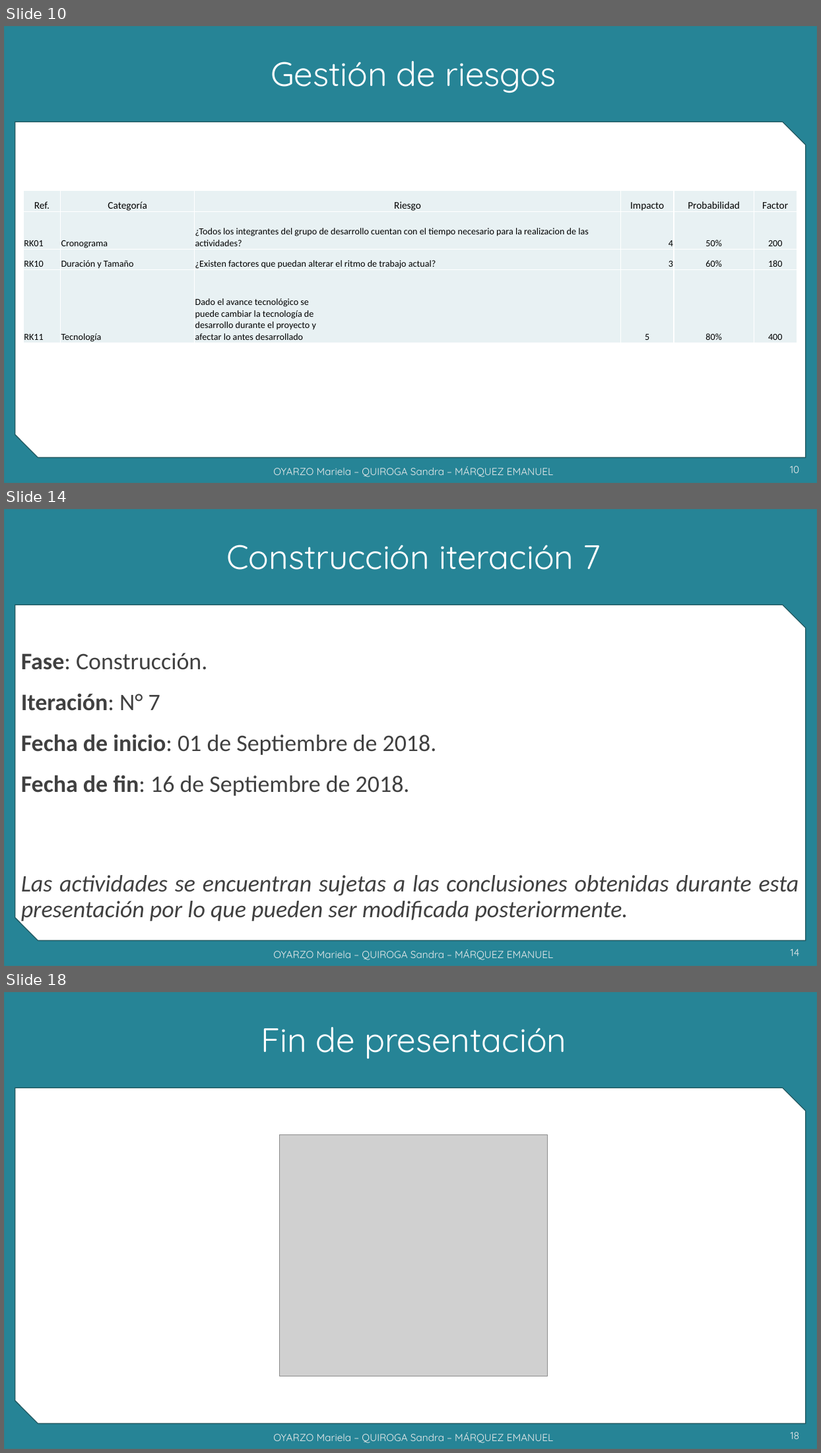
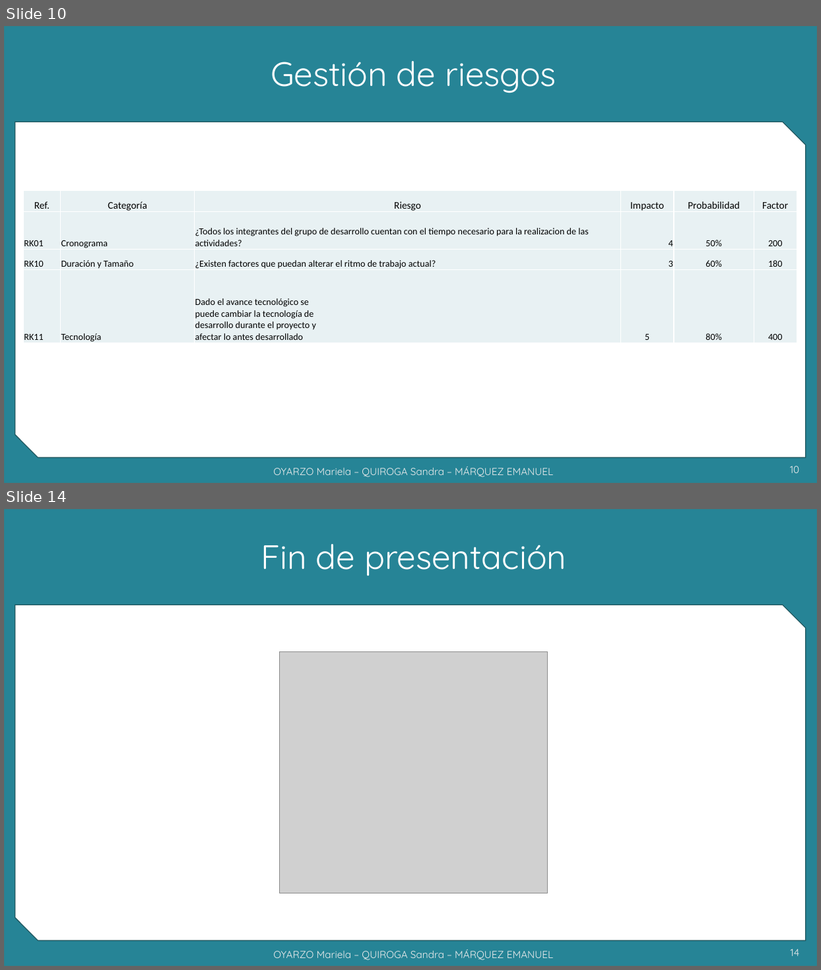
Before and after one commit to grupoyenu/yenu, a slide deck: 08. Presentaciones/Presentación 10 - 21.11.19.pptx. Shown one above the other, each under a label of ours: slides 10, 14 and 18 before the commit, slides 10 and 14 after it; the slides between them are not shown. The pictures are 821x1453 and 821x970 pixels, drawn with LibreOffice and Linux fonts; fonts in the diff are those of the drawing; grey boxes stand for pictures; background and template pictures are left out. Boxes give left, top, right and bottom in pixels: in the first picture for what was removed or moved away, otherwise in the second. Text is boxed around its words. In the diff, an @@ line names an element or a change of style, - is before the commit and + after.

```diff
--- a/08. Presentaciones/Presentación 10 - 21.11.19.pptx
+++ b/08. Presentaciones/Presentación 10 - 21.11.19.pptx
@@ slide 14 removed at (x1=4, y1=509, x2=817, y2=966), background #F2F2F2; not listed: 2 template elements that a slide beside it also shows @@
@@ title removed at (x1=226, y1=545, x2=601, y2=570) @@
-Construcción iteración 7
@@ text removed at (x1=21, y1=653, x2=799, y2=921) @@
-Fase: Construcción.
-Iteración: N° 7
-Fecha de inicio: 01 de Septiembre de 2018.
-Fecha de fin: 16 de Septiembre de 2018.
-Las actividades se encuentran sujetas a las conclusiones obtenidas durante esta presentación por lo que pueden ser modificada posteriormente.
@@ text removed at (x1=273, y1=950, x2=554, y2=960) @@
-OYARZO Mariela – QUIROGA Sandra – MÁRQUEZ EMANUEL
@@ page number removed at (x1=791, y1=949, x2=800, y2=956) @@
-14
@@ what was slide 18 is now slide 14 @@
@@ page number at (x1=791, y1=949, x2=800, y2=956): text changed @@
-18
+14
```
Also in this commit, not shown: 6 slides changed, 3 other slides removed.
